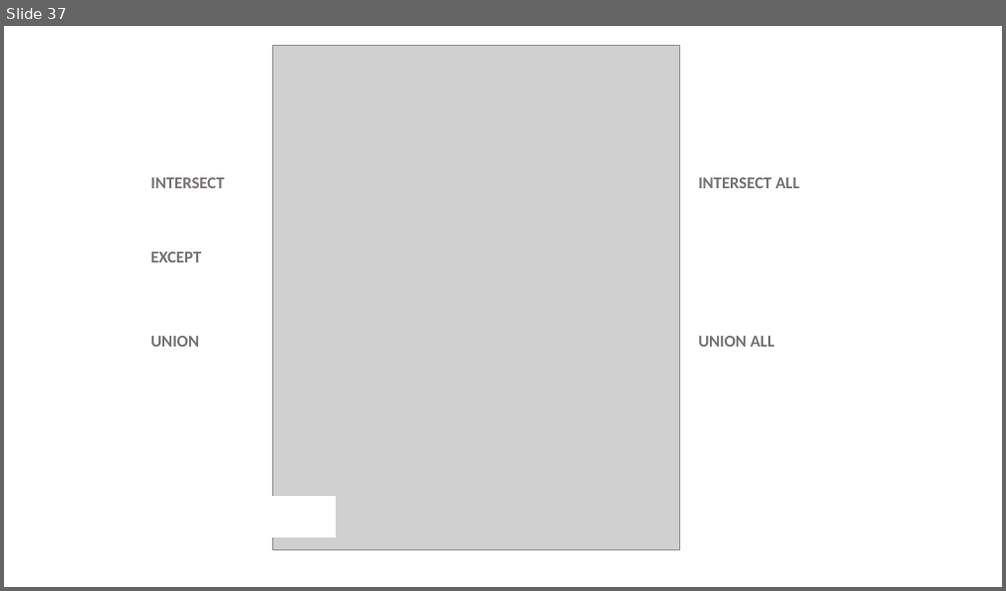
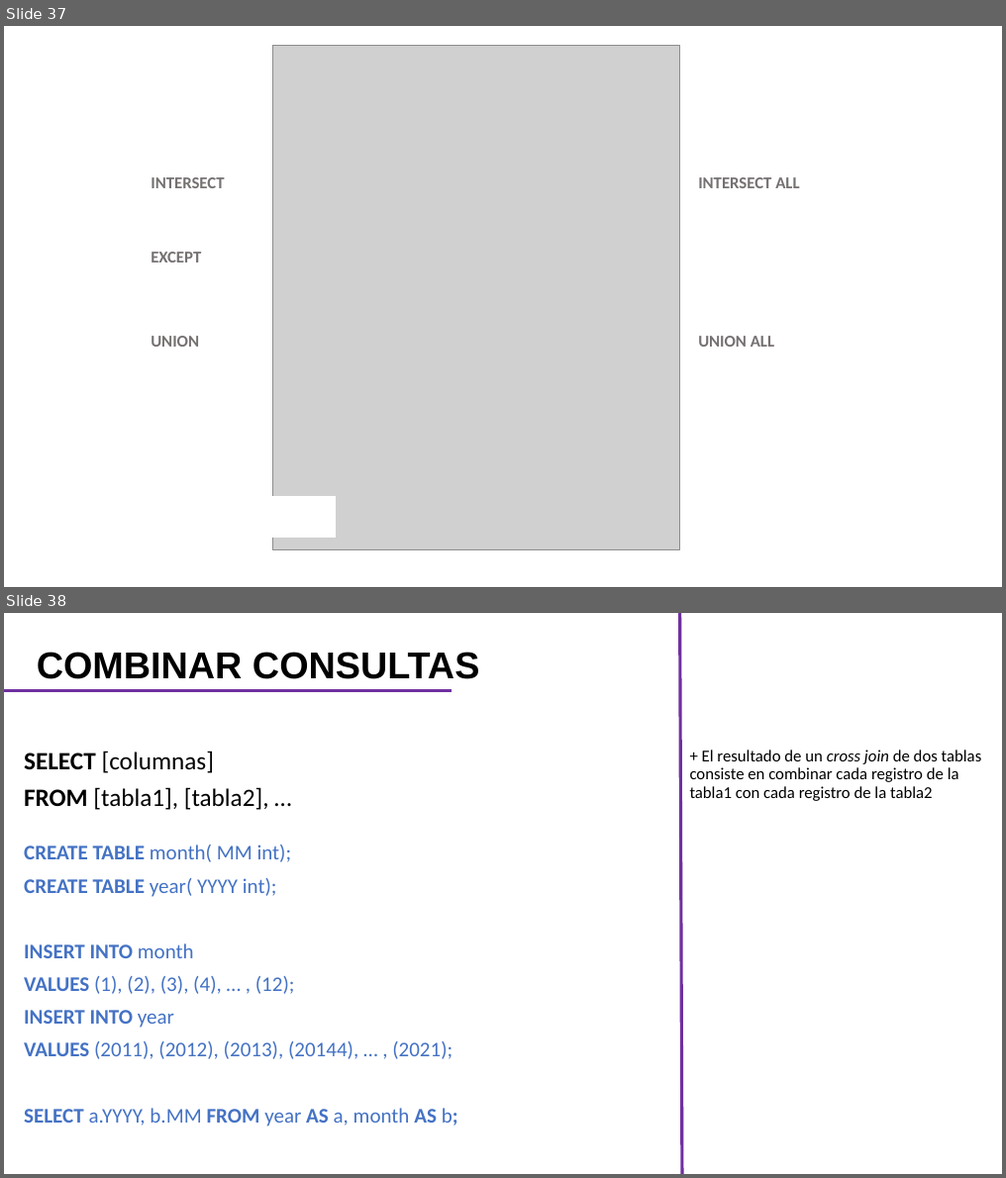
Before and after one commit to CarlosCamposs/Curso-AABD_SQL, a slide deck: Curso AABD-SQL (Notas).pptx. Shown one above the other, each under a label of ours: slide 37 before the commit, slides 37 and 38 after it. The pictures are 1006x591 and 1006x1178 pixels, drawn with LibreOffice and Linux fonts; fonts in the diff are those of the drawing; grey boxes stand for pictures. Boxes give left, top, right and bottom in pixels: in the first picture for what was removed or moved away, otherwise in the second. Text is boxed around its words. In the diff, an @@ line names an element or a change of style, - is before the commit and + after.

Commit message:
Acordeón

```diff
--- a/Curso AABD-SQL (Notas).pptx
+++ b/Curso AABD-SQL (Notas).pptx
@@ slide 38 added at (4,613,1002,1174), background #FFFFFF @@
@@ line added from (682, 1174) to (680, 613), #7030A0 3 pt @@
@@ title added at (37,652,479,679), 36 pt, text #000000, bold @@
+COMBINAR CONSULTAS
@@ line added from (4, 691) to (451, 691), #7030A0 3 pt @@
@@ subtitle added at (24,751,269,810), 24 pt, text #000000 @@
+SELECT [columnas]
+FROM [tabla1], [tabla2], …
@@ text added at (690,750,982,801), 16 pt, text #000000 @@
++ El resultado de un cross join de dos tablas consiste en combinar cada registro de la tabla1 con cada registro de la tabla2
@@ text added at (24,845,458,1127), 20 pt, text #4472C4 @@
+CREATE TABLE month( MM int);
+CREATE TABLE year( YYYY int);
+INSERT INTO month
+VALUES (1), (2), (3), (4), … , (12);
+INSERT INTO year
+VALUES (2011), (2012), (2013), (20144), … , (2021);
+SELECT a.YYYY, b.MM FROM year AS a, month AS b;
```
